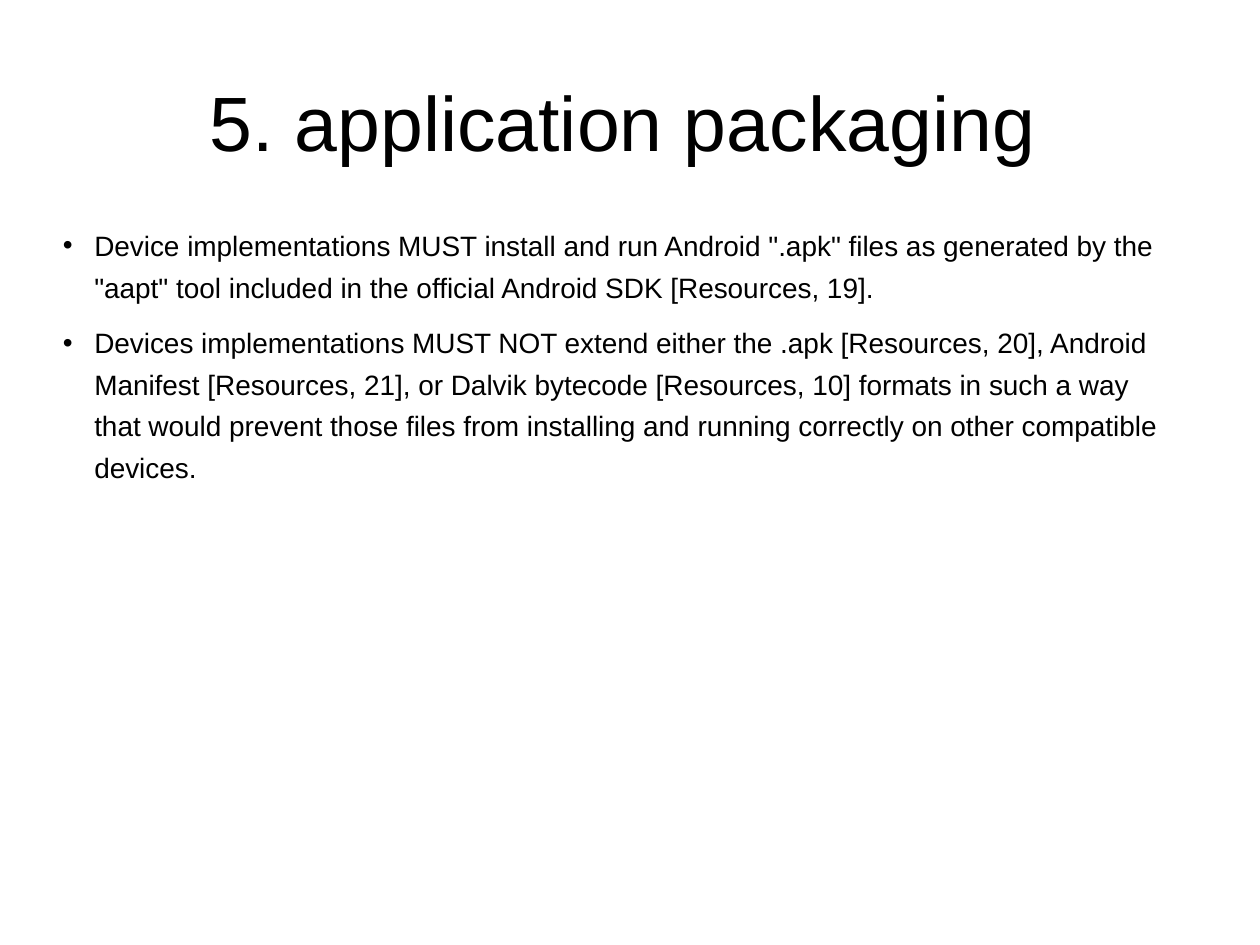
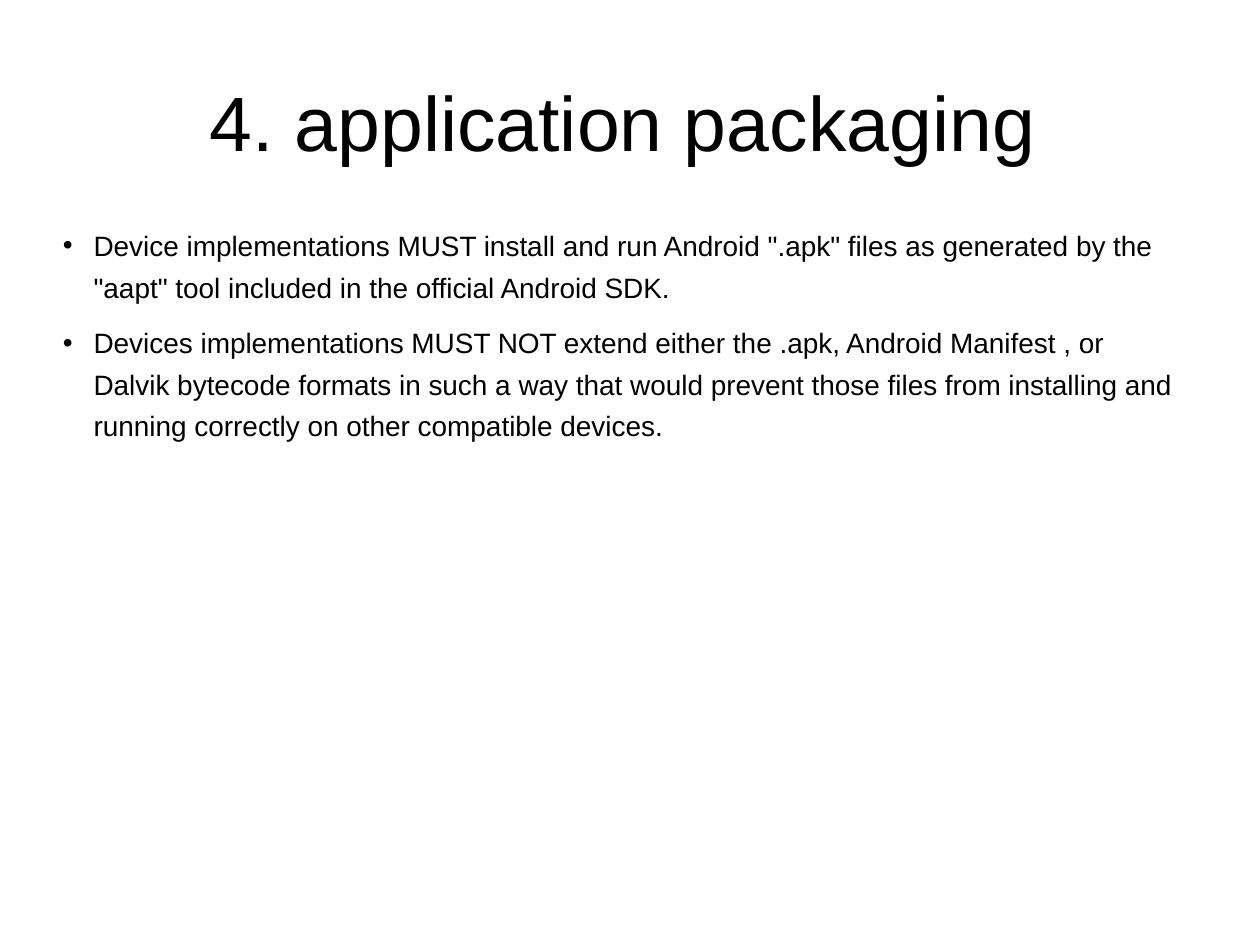
Before and after one commit to widerules/system-information, a slide deck: slide 20 of cts/CDD-digest.ppt (slide 19 before the commit). Drawn at 1260x945 pixels with LibreOffice and Linux fonts; fonts in the diff are those of the drawing; background and template pictures are left out. Boxes give left, top, right and bottom in pixels: in the first picture for what was removed or moved away, otherwise in the second. Text is boxed around its words. In the diff, an @@ line names an element or a change of style, - is before the commit and + after.

```diff
--- a/cts/CDD-digest.ppt
+++ b/cts/CDD-digest.ppt
@@ title at (x1=209, y1=95, x2=1035, y2=165): text changed @@
-5. application packaging
+4. application packaging
@@ text at (x1=94, y1=235, x2=1172, y2=442): text changed @@
-• Device implementations MUST install and run Android ".apk" files as generated by the "aapt" tool included in the official Android SDK [Resources, 19].
-• Devices implementations MUST NOT extend either the .apk [Resources, 20], Android Manifest [Resources, 21], or Dalvik bytecode [Resources, 10] formats in such a way that would prevent those files from installing and running correctly on other compatible devices.
+• Device implementations MUST install and run Android ".apk" files as generated by the "aapt" tool included in the official Android SDK.
+• Devices implementations MUST NOT extend either the .apk, Android Manifest , or Dalvik bytecode formats in such a way that would prevent those files from installing and running correctly on other compatible devices.
```
Also in this commit, not shown: 36 other slides changed, 24 slides added, 5 slides removed, 1 other file.
